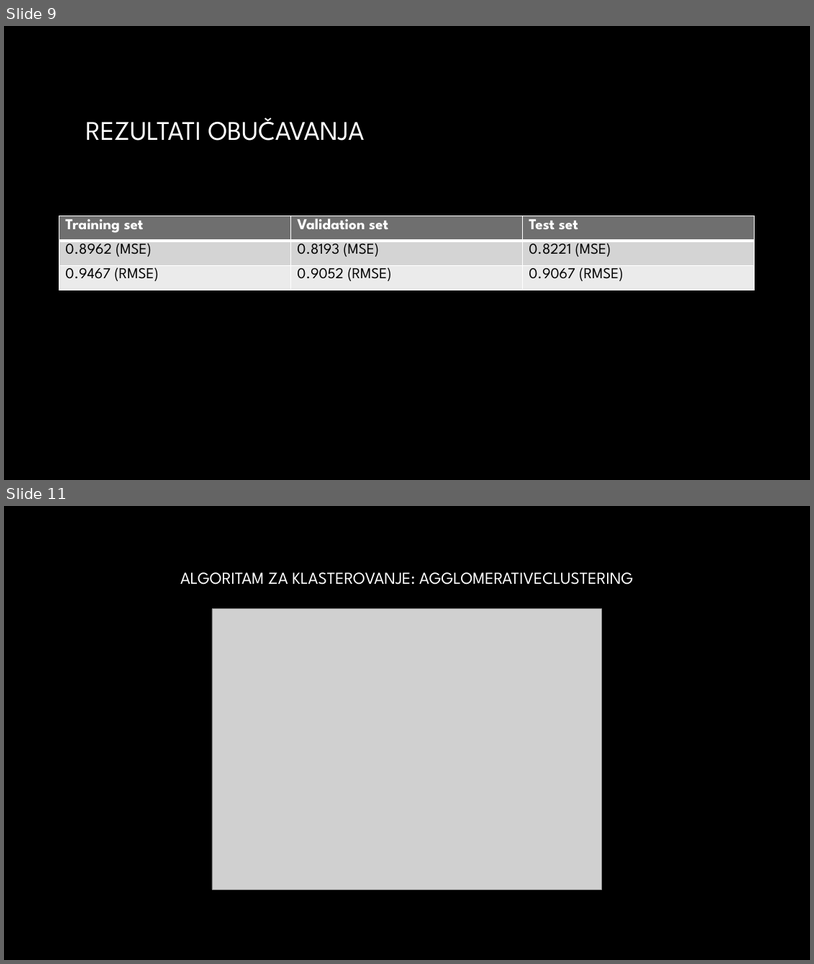
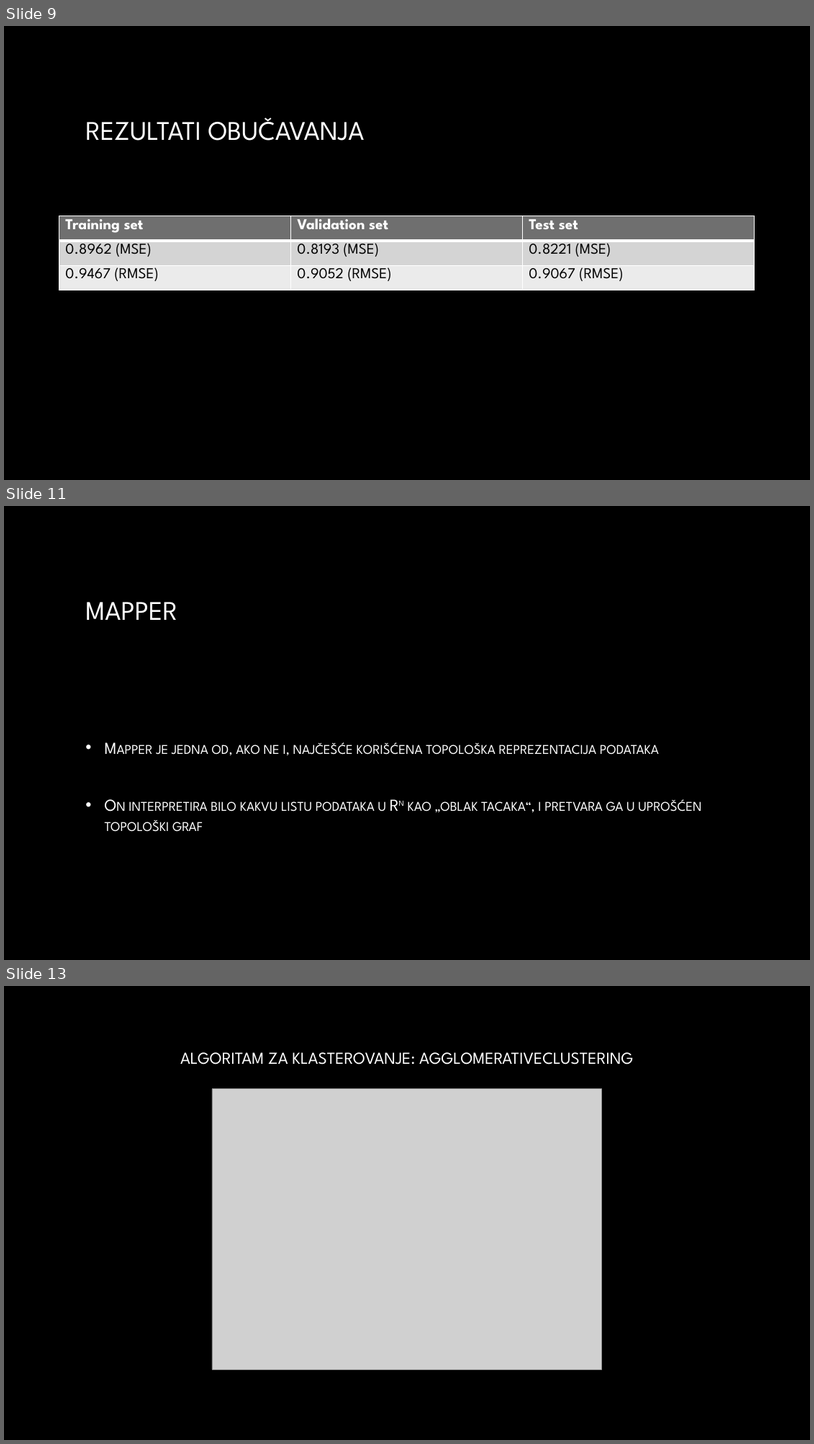
Before and after one commit to wesely1996/mapper_algoritam_sa_Netflix_podatcima, a slide deck: prezentacija.pptx. Shown one above the other, each under a label of ours: slides 9 and 11 before the commit, slides 9, 11 and 13 after it; the slides between them are not shown. The pictures are 814x964 and 814x1444 pixels, drawn with LibreOffice and Linux fonts; fonts in the diff are those of the drawing; grey boxes stand for pictures; background and template pictures are left out. Boxes give left, top, right and bottom in pixels: in the first picture for what was removed or moved away, otherwise in the second. Text is boxed around its words. In the diff, an @@ line names an element or a change of style, - is before the commit and + after.

Commit message:
doati slajdovi za mapper

```diff
--- a/prezentacija.pptx
+++ b/prezentacija.pptx
@@ slide 11 added at [4, 506, 810, 960], background picture (left out) @@
@@ title added at [85, 602, 178, 620], 32 pt, text gradient #FFFFFF to #A6A6A6 @@
+MAPPER
@@ text added at [105, 742, 702, 831], 20 pt, text gradient #FFFFFF to #BFBFBF, small capitals @@
+• Mapper je jedna od, ako ne i, najčešće korišćena topološka reprezentacija podataka
+• On interpretira bilo kakvu listu podataka u Rn kao „oblak tacaka“, i pretvara ga u uprošćen topološki graf
@@ what was slide 11 is now slide 13 @@
```
Also in this commit, not shown: 1 slide changed, 1 other slide added.
